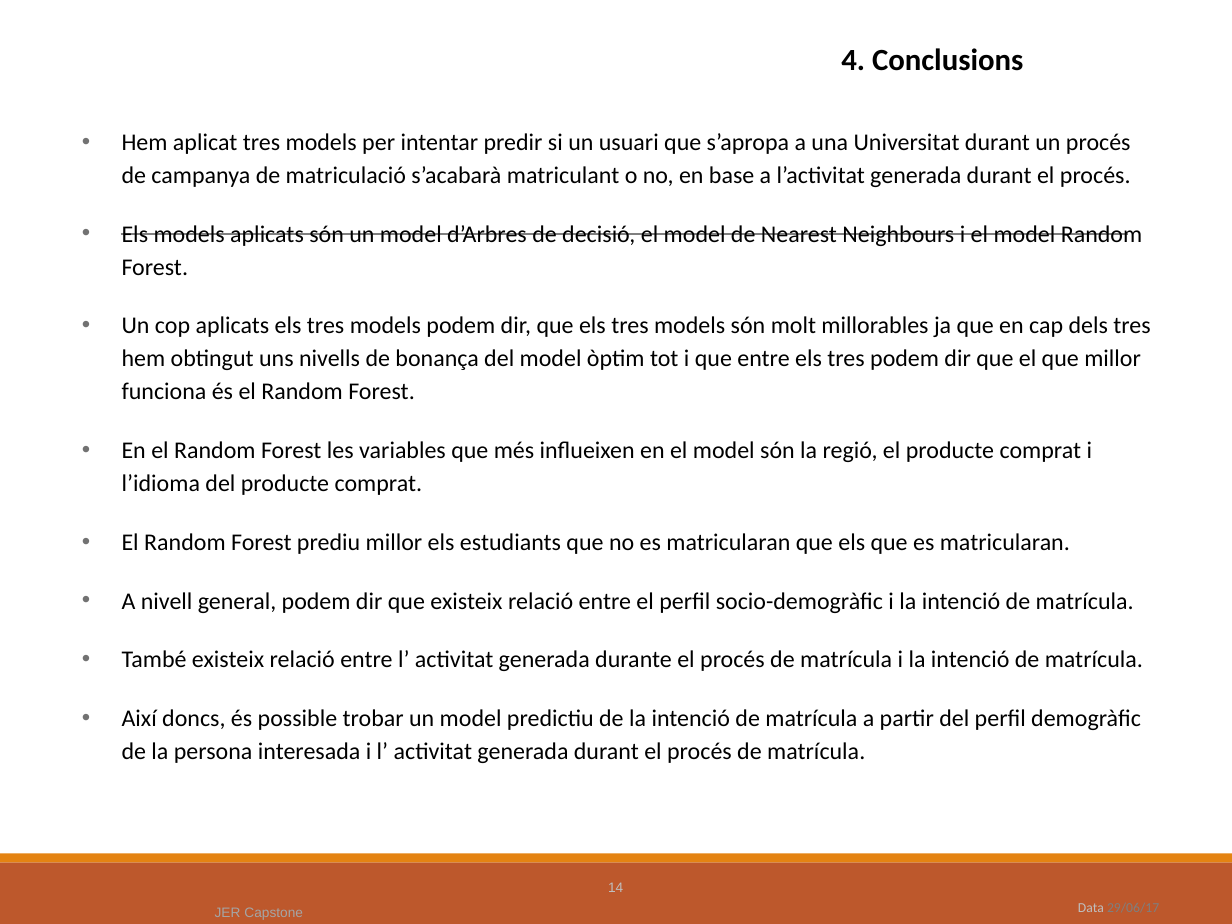
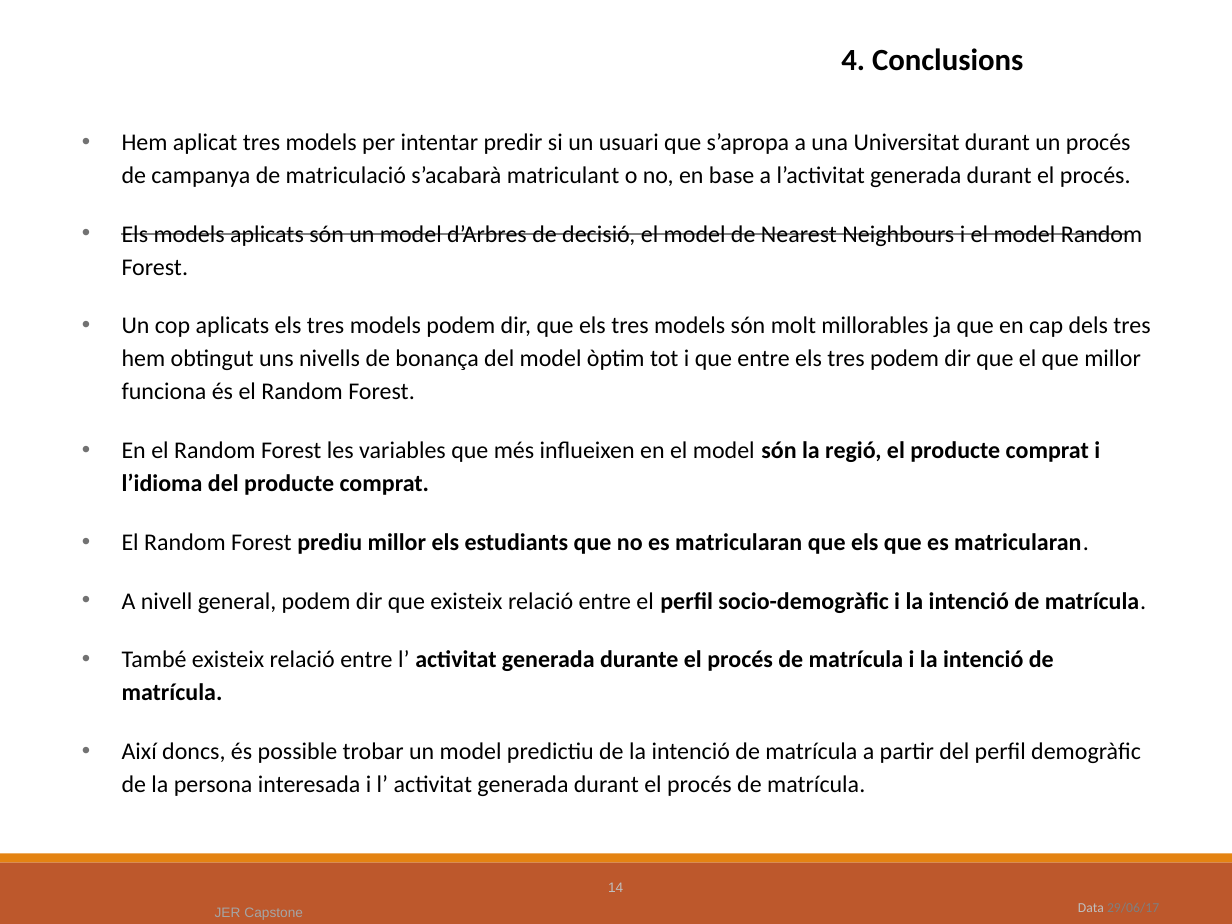
Before and after one commit to jercapstone/UBCapstonePG, a slide deck: slide 14 of JER_Capstone.pptx. Drawn at 1232x924 pixels with LibreOffice and Linux fonts; fonts in the diff are those of the drawing; background and template pictures are left out. Boxes give left, top, right and bottom in pixels: in the first picture for what was removed or moved away, otherwise in the second. Text is boxed around its words. In the diff, an @@ line names an element or a change of style, - is before the commit and + after.

```diff
--- a/JER_Capstone.pptx
+++ b/JER_Capstone.pptx
@@ text at box(122, 441, 1146, 700): bold on in "són la regió, el producte comprat i ...", "prediu millor els estudiants que no es ...", "perfil socio-demogràfic i la intenció de matrícula.", "activitat generada durante el procés de matrícula ..." @@
```
Also in this commit, not shown: 3 other slides changed.
